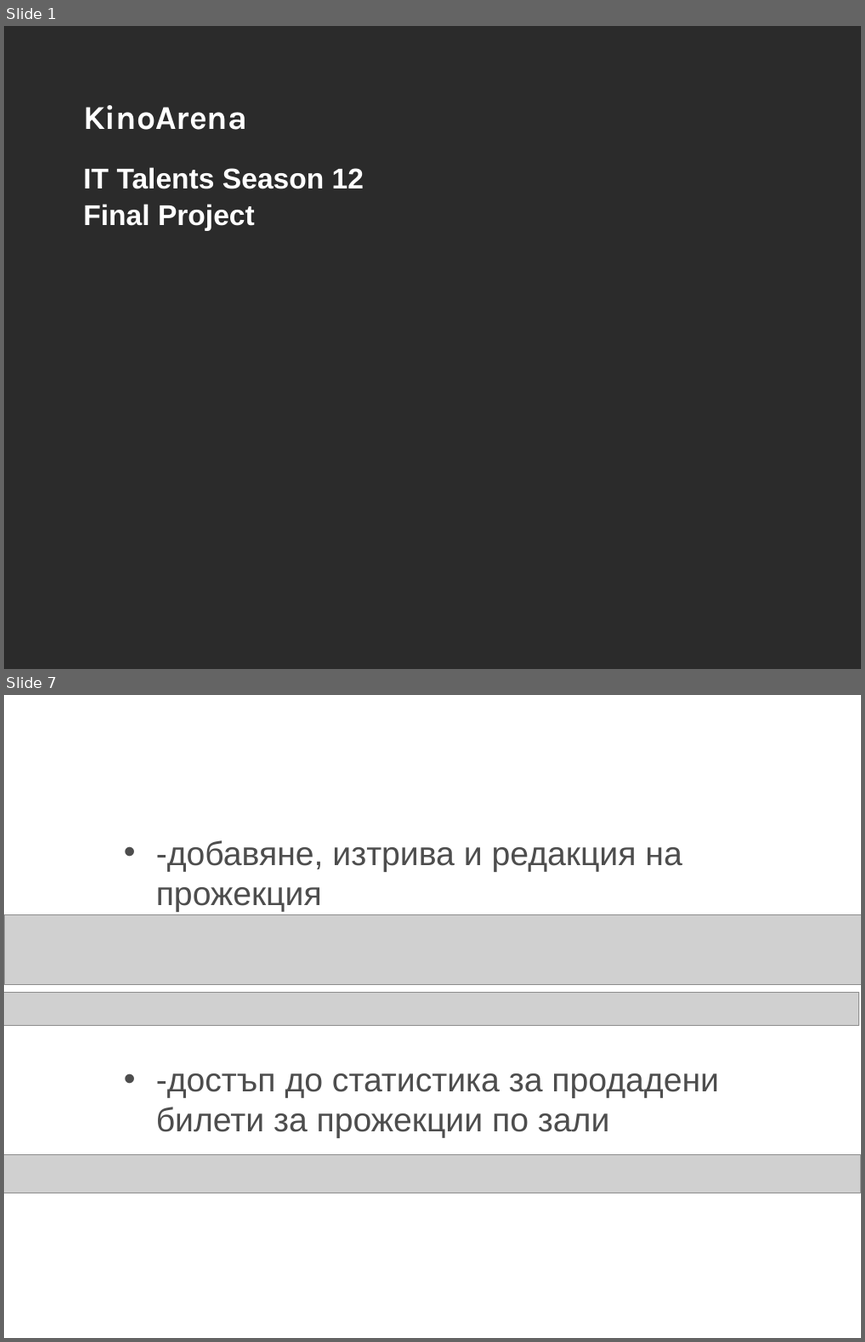
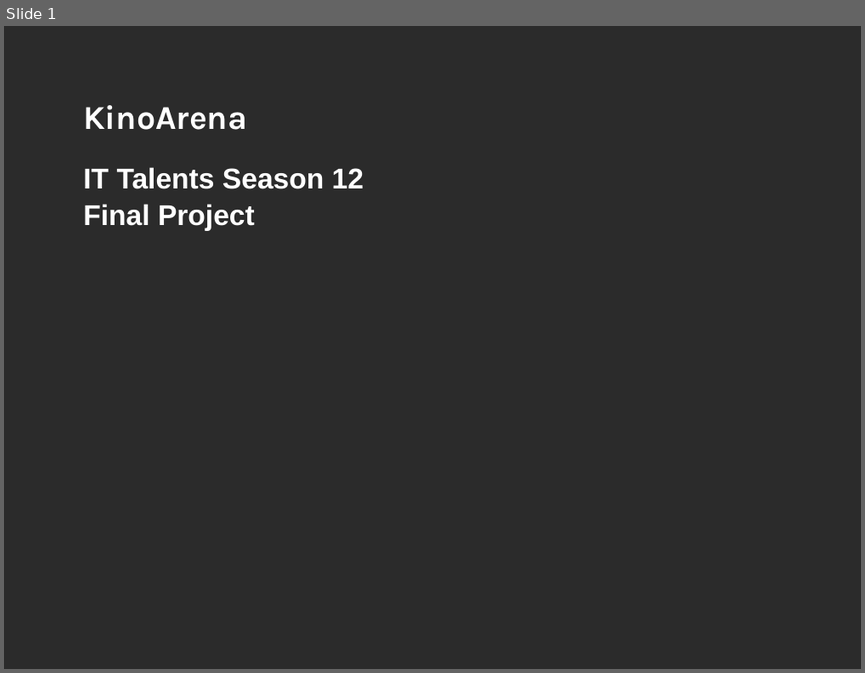
Before and after one commit to hristomomirov/kinoarena, a slide deck: Presentation.pptx. Shown one above the other, each under a label of ours: slides 1 and 7 before the commit, slide 1 after it; the slides between them are not shown. The pictures are 865x1342 and 865x673 pixels, drawn with LibreOffice and Linux fonts; fonts in the diff are those of the drawing; grey boxes stand for pictures; background and template pictures are left out; a plain dark background stands for a picture behind light text. Boxes give left, top, right and bottom in pixels: in the first picture for what was removed or moved away, otherwise in the second. Text is boxed around its words. In the diff, an @@ line names an element or a change of style, - is before the commit and + after.

```diff
--- a/Presentation.pptx
+++ b/Presentation.pptx
@@ slide 7 removed at [4, 695, 861, 1338], background picture (left out) @@
@@ text removed at [156, 840, 719, 1138] @@
-• -добавяне, изтрива и редакция на прожекция
-• -достъп до статистика за продадени билети за прожекции по зали
@@ picture removed at [5, 914, 861, 985] @@
@@ picture removed at [4, 993, 858, 1026] @@
@@ picture removed at [4, 1154, 861, 1193] @@
```
Also in this commit, not shown: 3 slides changed, 2 slides added, 2 other slides removed, 6 other files.
